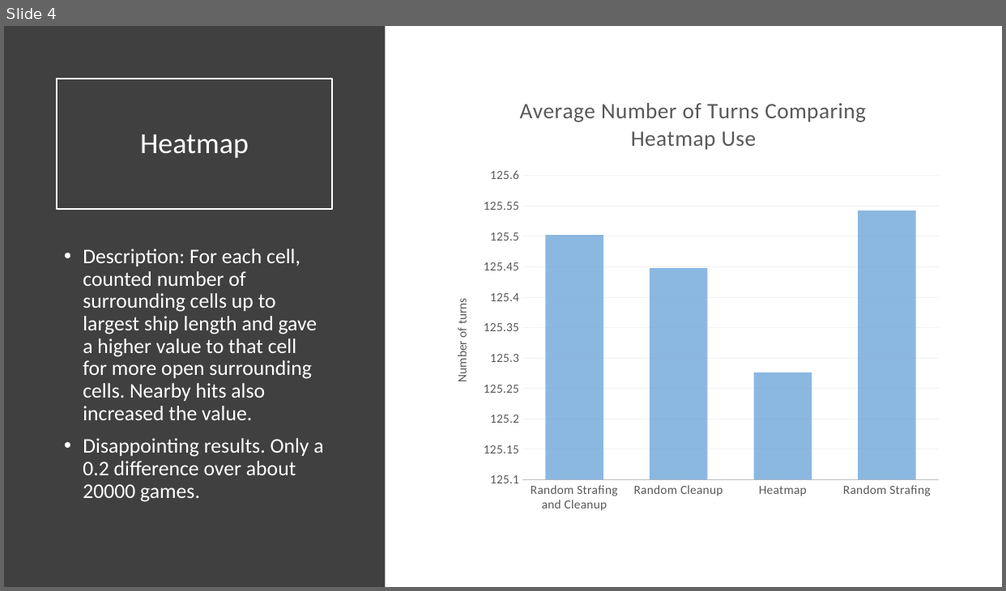
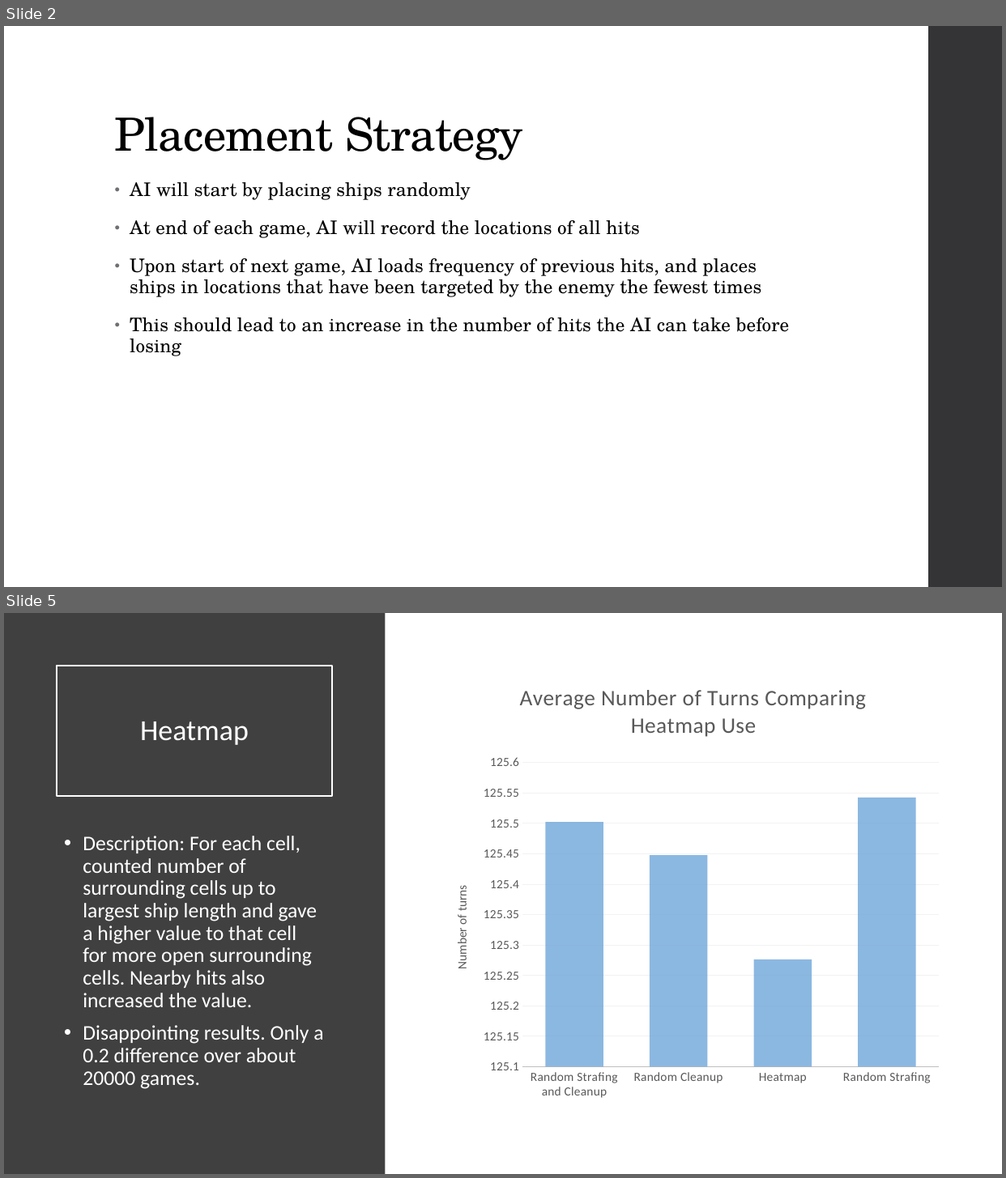
Before and after one commit to JPDepew/BattleShip, a slide deck: Presentation.pptx. Shown one above the other, each under a label of ours: slide 4 before the commit, slides 2 and 5 after it; the slides between them are not shown. The pictures are 1006x591 and 1006x1178 pixels, drawn with LibreOffice and Linux fonts; fonts in the diff are those of the drawing. Boxes give left, top, right and bottom in pixels: in the first picture for what was removed or moved away, otherwise in the second. Text is boxed around its words. In the diff, an @@ line names an element or a change of style, - is before the commit and + after.

```diff
--- a/Presentation.pptx
+++ b/Presentation.pptx
@@ slide 2 added at <box>4,26,1002,587</box>, background #FFFFFF @@
@@ rectangle added at <box>928,26,1002,587</box>, fill #353537 @@
@@ title added at <box>115,117,523,160</box>, 44 pt, text #000000 @@
+Placement Strategy
@@ text added at <box>130,182,790,356</box>, 18 pt, text #000000 @@
+• AI will start by placing ships randomly
+• At end of each game, AI will record the locations of all hits
+• Upon start of next game, AI loads frequency of previous hits, and places ships in locations that have been targeted by the enemy the fewest times
+• This should lead to an increase in the number of hits the AI can take before losing
@@ what was slide 4 is now slide 5 @@
```
Also in this commit, not shown: 3 slides changed.
